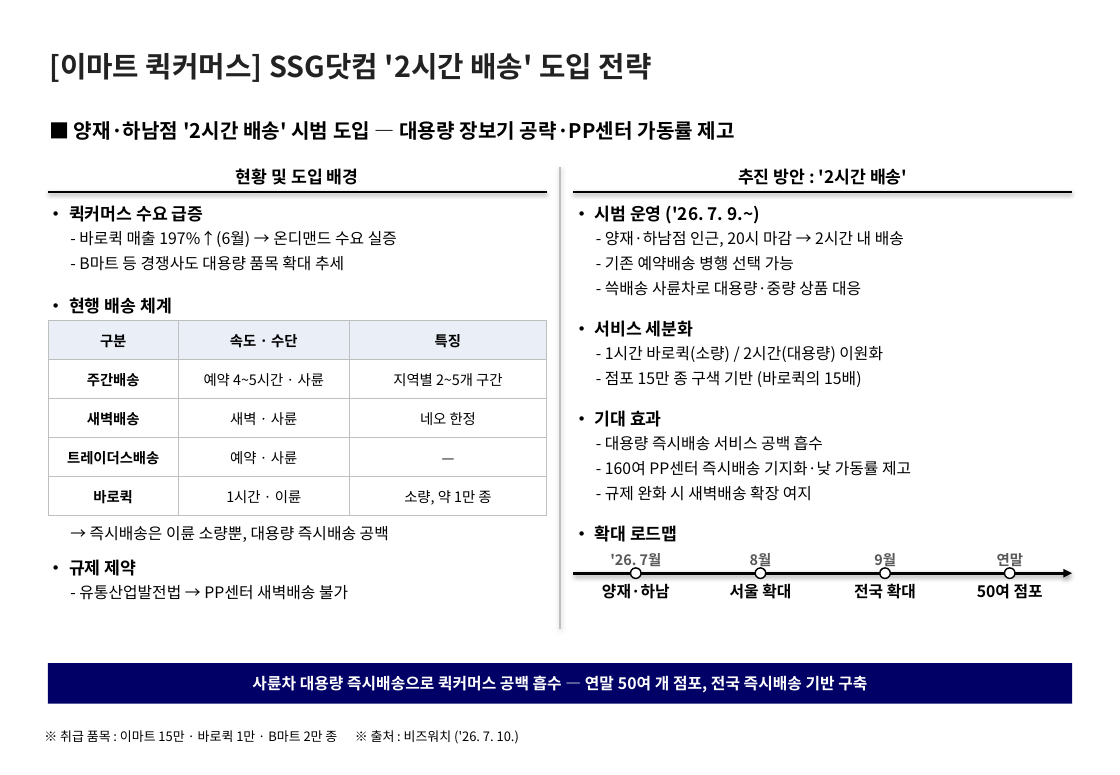
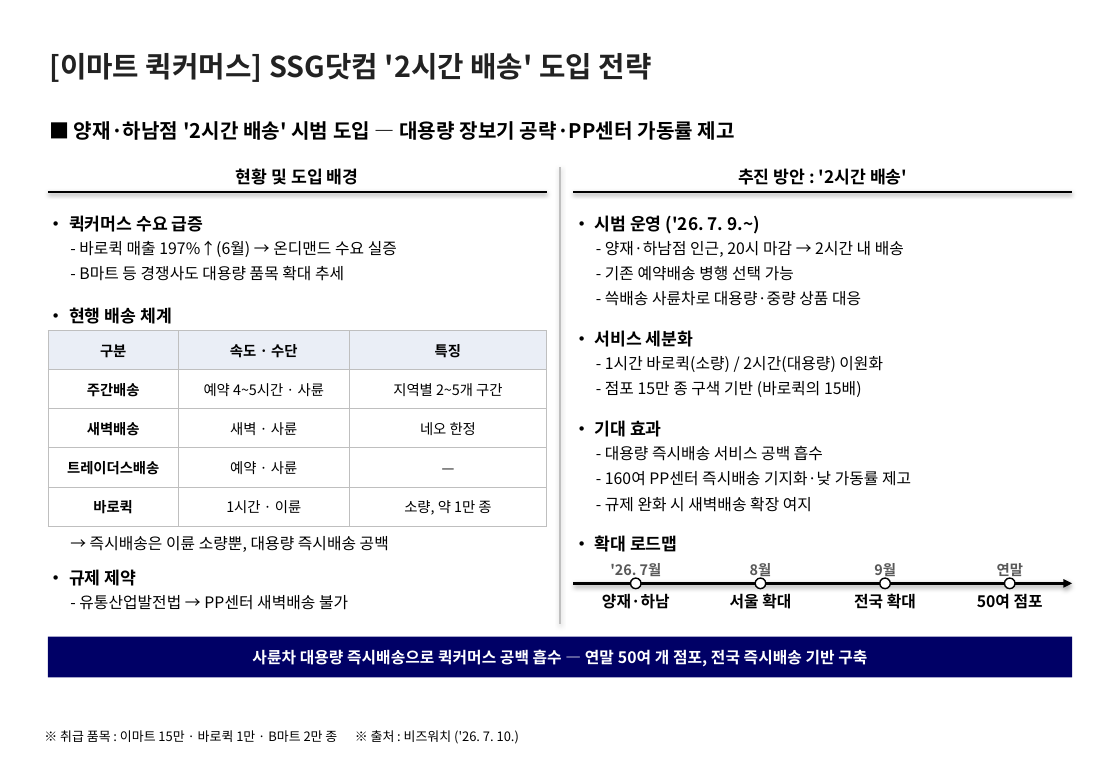
Before and after one commit to avoseed/web1, a slide deck: slide 1 of reports/ssg-quickcommerce-onepager.pptx. Drawn at 1120x775 pixels with LibreOffice and Linux fonts; fonts in the diff are those of the drawing. Boxes give left, top, right and bottom in pixels: in the first picture for what was removed or moved away, otherwise in the second. Text is boxed around its words. In the diff, an @@ line names an element or a change of style, - is before the commit and + after.

```diff
--- a/reports/ssg-quickcommerce-onepager.pptx
+++ b/reports/ssg-quickcommerce-onepager.pptx
@@ elbow line moved from (561, 167) - (561, 629) to (561, 167) - (561, 625) @@
@@ 27 texts, 4 ellipses, 1 table, 1 elbow arrow: place and size @@
-27 texts, 4 ellipses, 1 table, 1 elbow arrow at (48, 205, 1072, 600)
+27 texts, 4 ellipses, 1 table, 1 elbow arrow at (48, 215, 1072, 610)
@@ text "사륜차 대용량 즉시배송으로 퀵커머스 공백 ...": place and size @@
-text "사륜차 대용량 즉시배송으로 퀵커머스 공백 ..." at (252, 675, 867, 693)
+text "사륜차 대용량 즉시배송으로 퀵커머스 공백 ..." at (252, 649, 867, 667)
@@ rectangle: place and size @@
-rectangle at (48, 664, 1072, 704)
+rectangle at (48, 637, 1072, 677)
```
Also in this commit, not shown: 2 other files.
